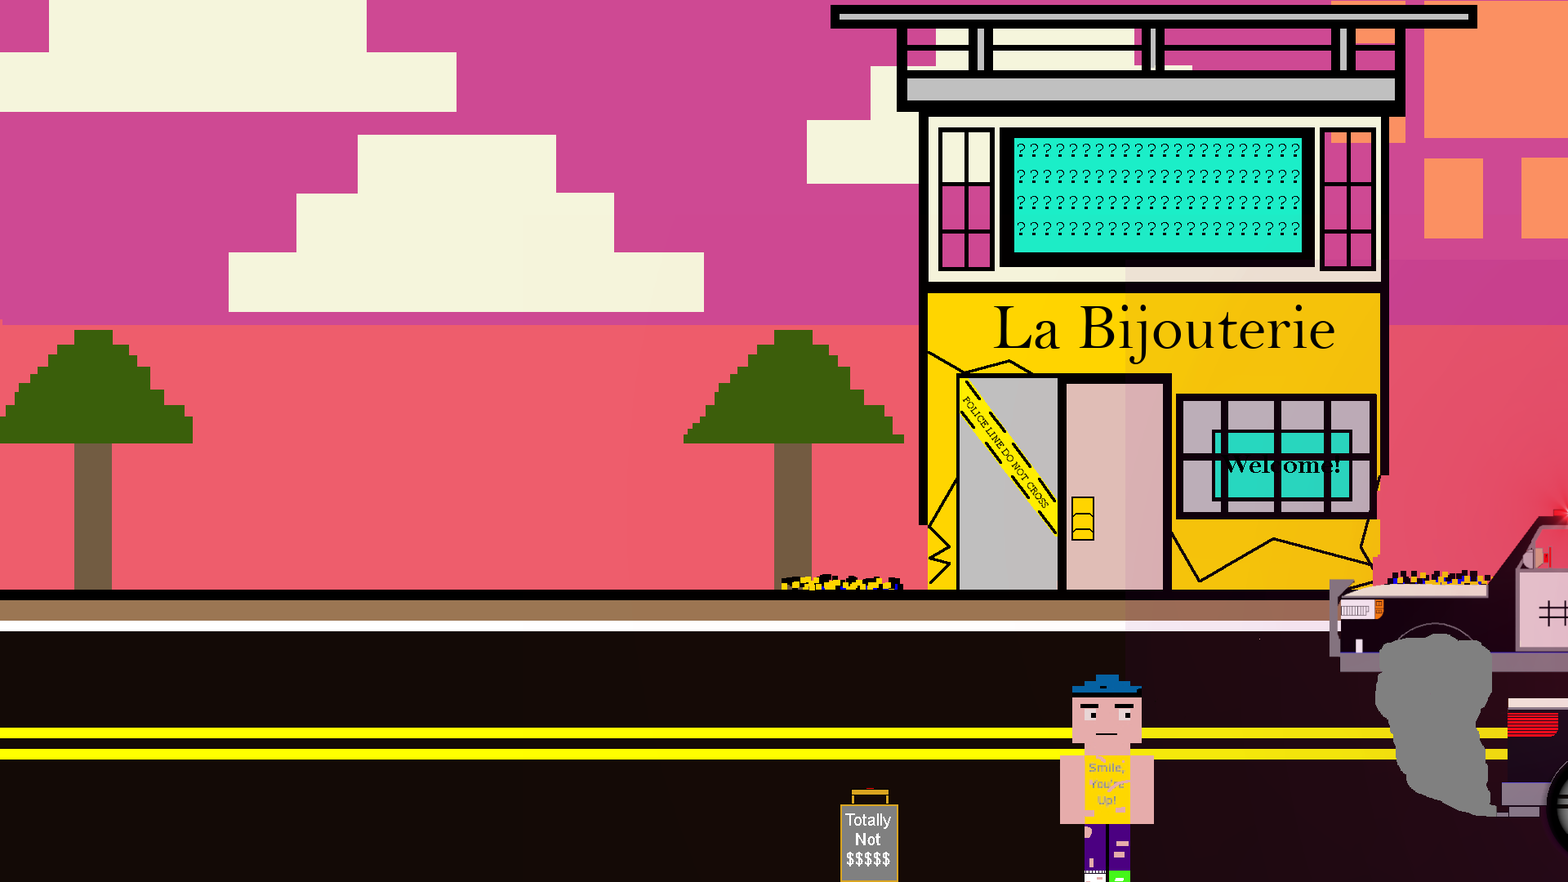
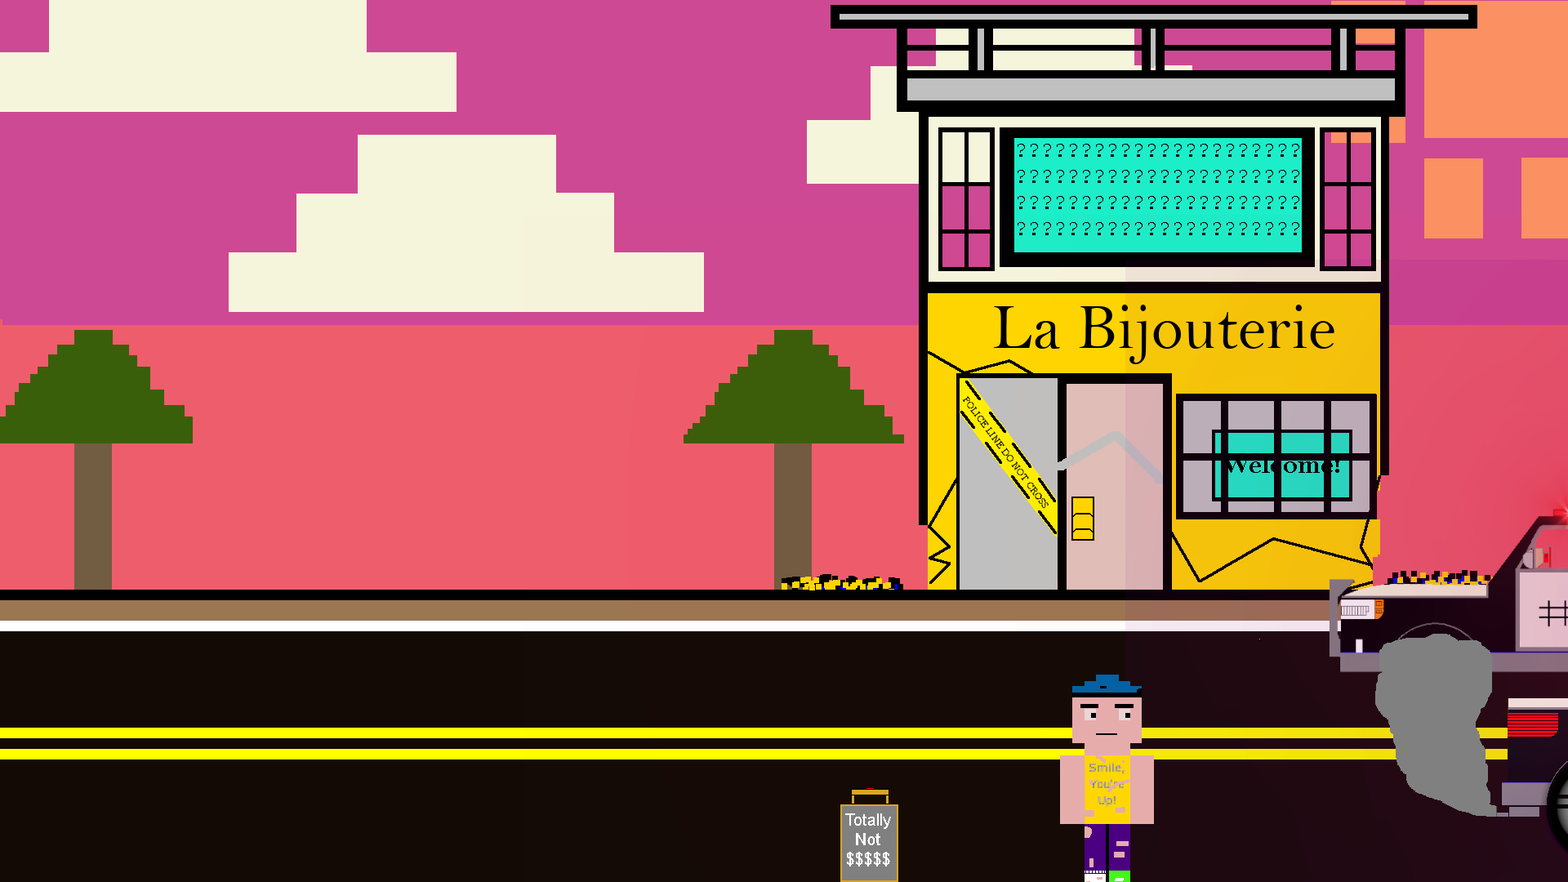
Two versions of the same layered image (1568 x 882). Layer-by-layer changes:
added layer "Background copy #8" above "Background copy #7" over [1057, 431, 1163, 484]
hid "Background copy #7" over [1057, 431, 1163, 484]